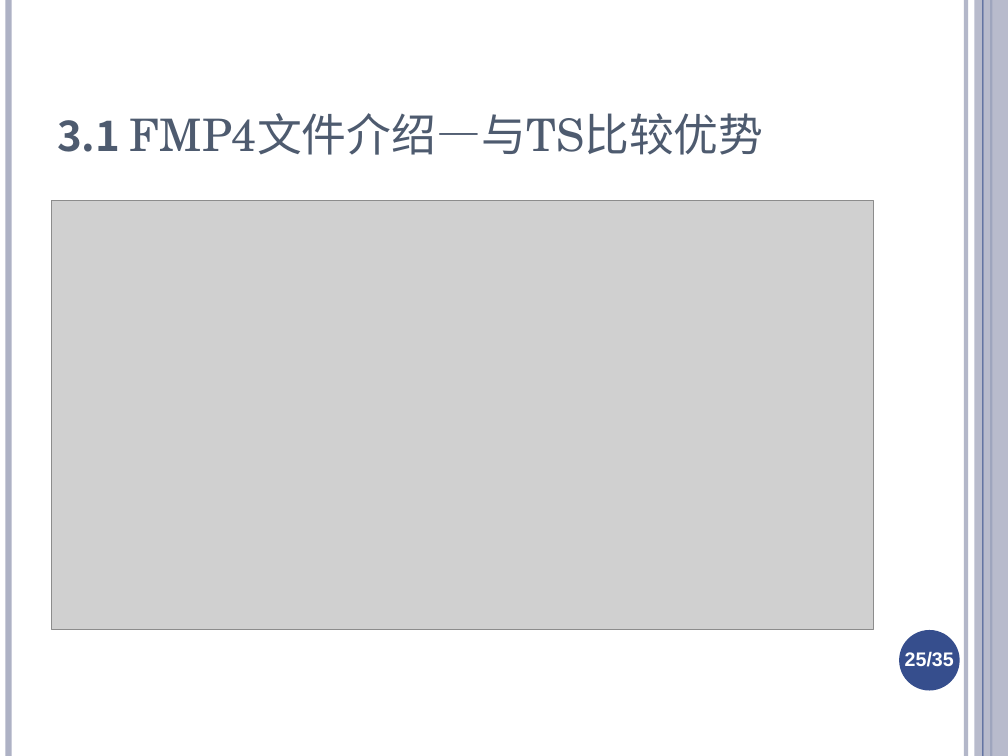
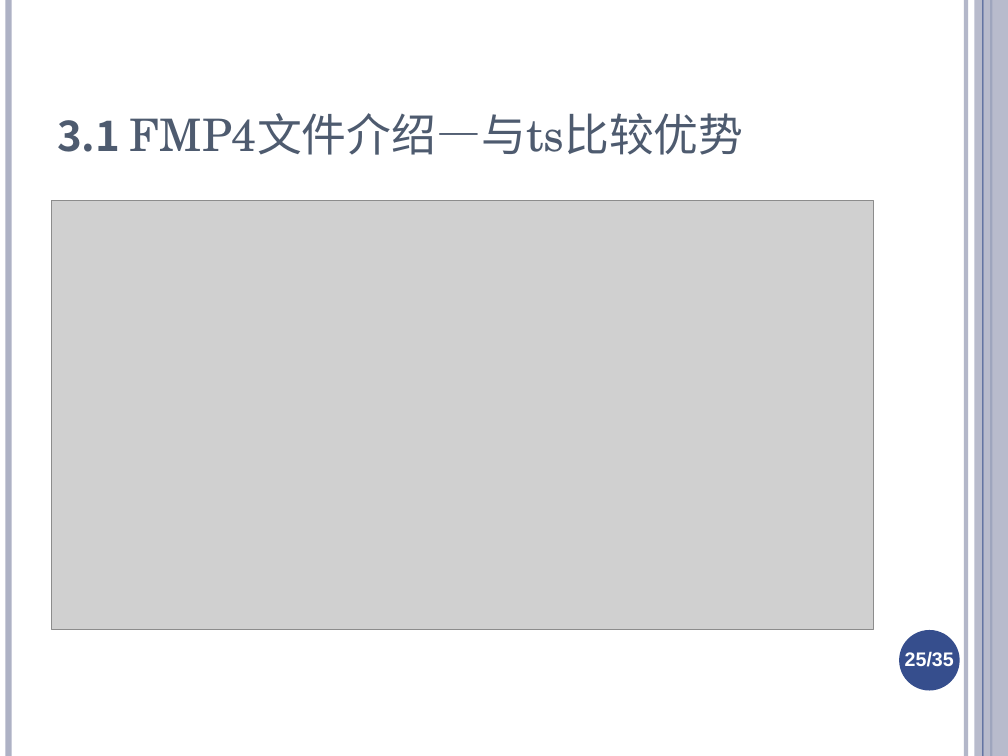
Before and after one commit to ty6815/AvStackDocs, a slide deck: slide 25 of media format/mp4/Fmp4文件格式介绍.ppt. Drawn at 1008x756 pixels with LibreOffice and Linux fonts; fonts in the diff are those of the drawing; grey boxes stand for pictures. Boxes give left, top, right and bottom in pixels: in the first picture for what was removed or moved away, otherwise in the second. Text is boxed around its words. In the diff, an @@ line names an element or a change of style, - is before the commit and + after.

```diff
--- a/media format/mp4/Fmp4文件格式介绍.ppt
+++ b/media format/mp4/Fmp4文件格式介绍.ppt
@@ title at bbox=[57, 113, 744, 155]: text changed @@
-3.1 FMP4文件介绍—与TS比较优势
+3.1 FMP4文件介绍—与ts比较优势
```
Also in this commit, not shown: 31 other slides changed, 19 other files.
